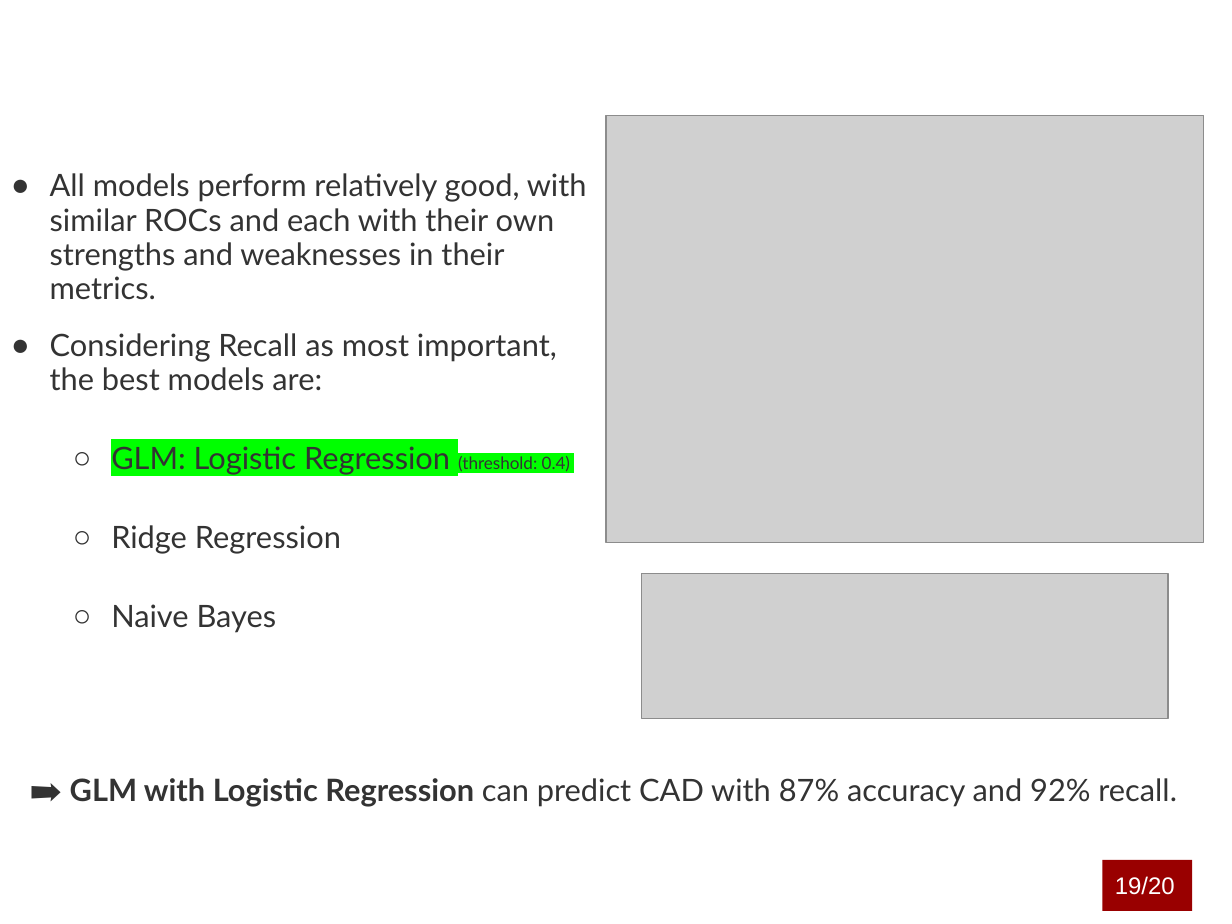
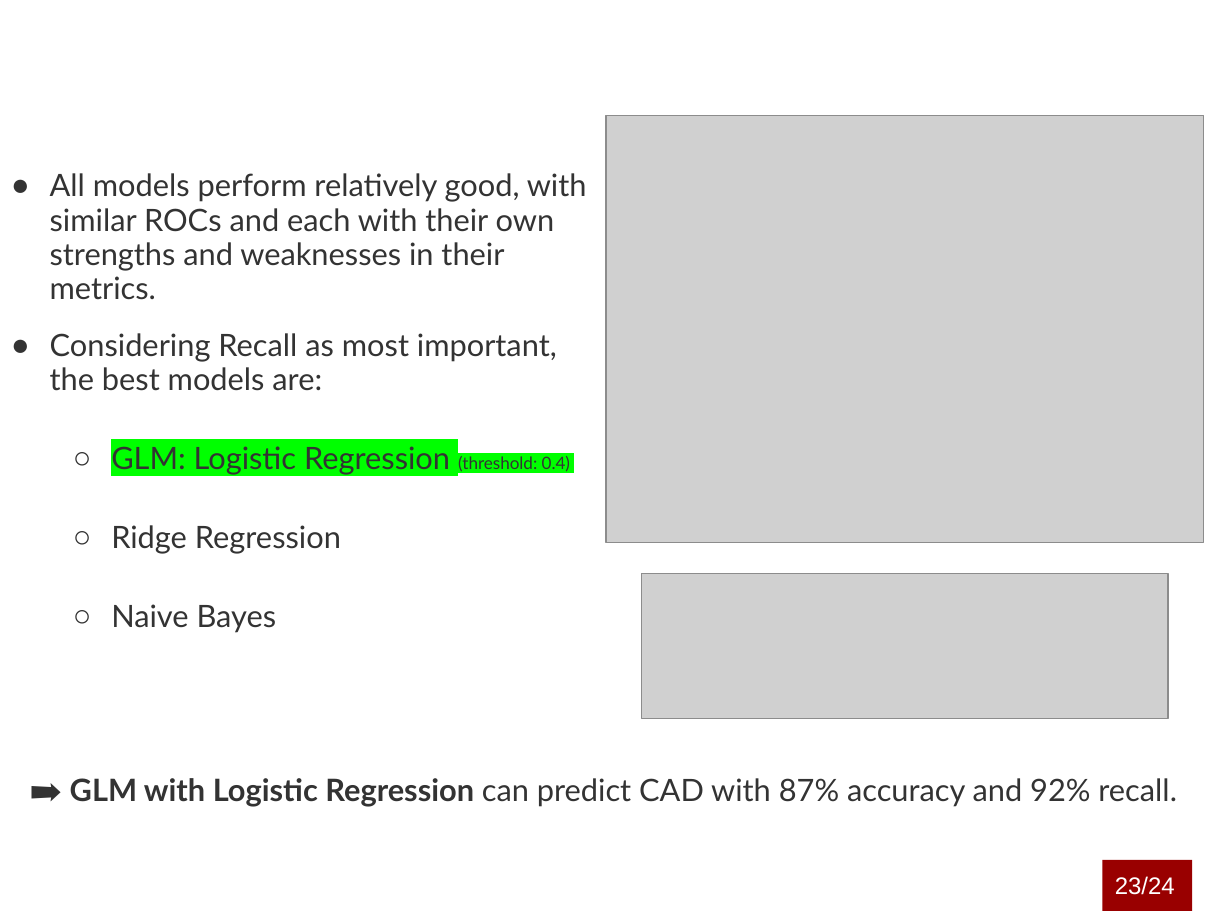
Before and after one commit to marcouderzo/CoronaryHeartDisease-Prediction, a slide deck: slide 24 of slides.pptx (slide 20 before the commit). Drawn at 1232x924 pixels with LibreOffice and Linux fonts; fonts in the diff are those of the drawing; grey boxes stand for pictures; background and template pictures are left out. Boxes give left, top, right and bottom in pixels: in the first picture for what was removed or moved away, otherwise in the second. Text is boxed around its words. In the diff, an @@ line names an element or a change of style, - is before the commit and + after.

```diff
--- a/slides.pptx
+++ b/slides.pptx
@@ page number at [1112,890,1151,895]: text changed @@
-20/10
+24/10
@@ text in rectangle at [1115,876,1175,895]: text changed @@
-19/20
+23/24
```
Also in this commit, not shown: 18 other slides changed, 5 slides added, 1 slide removed, 1 other file.
